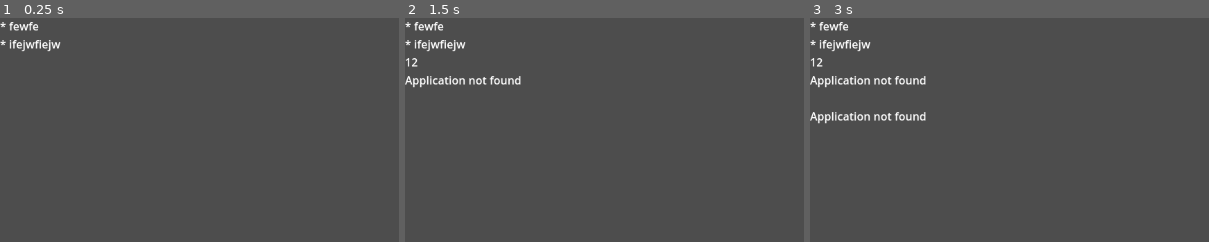
Above: before the commit, frames 1-3 (left to right).
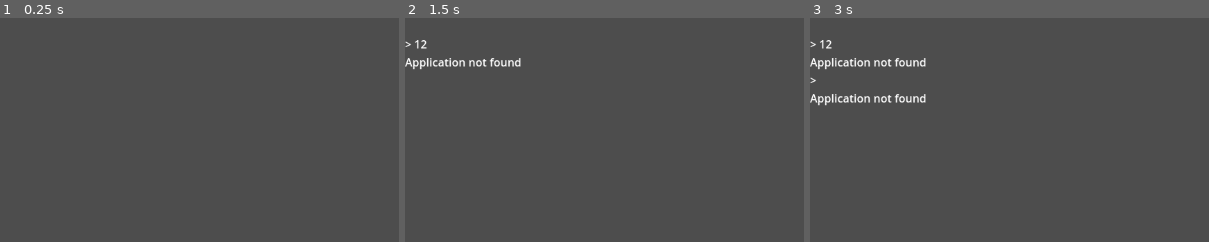
Above: after the commit, the same moments.

Repository: joryleech/Godot-Terminal
Game: Godot game, scene res://terminal/terminal_menu.tscn
Same seed, same stepped clock (60 frames per second), same inputs: the game is played once before the commit and once after it.
Inputs (mouse positions are % of the whole screen's width and height, from its top left):
- Up to frame 1 (0.25 s): no input
- Up to frame 2 (1.5 s): click (50, 90) at 0.52 s; type "12" at 0.6 s; tap Enter at 1.25 s
- Up to frame 3 (3 s): tap Space at 2 s; tap Enter at 2.75 s
The pictures show only the part of the screen within x 0-50%, y 0-50%; the shares and areas given below are measured in that part.

The runs differ from the first frame. In frame 1, 0.5% of the frame differs, in the area x 0-16%, y 1-16%; in frame 2, 1.8%; in frame 3, 3.1%, in the area x 0-30%, y 1-48%.

Commit message:
update help verbose tags, fix initializaion

Diff:
--- a/terminal/applications/clear.gd
+++ b/terminal/applications/clear.gd
@@ -1,6 +1,6 @@
 extends TerminalApplication
 
-func _ready():
+func _init():
 	name="Clear"
 	description="Clears the log"
 
--- a/terminal/applications/help.gd
+++ b/terminal/applications/help.gd
@@ -6,7 +6,7 @@
 
 func run(terminal : Terminal, params : Array):
 	var files = DirAccess.get_files_at(terminal.path)
-	if("verbose" in params):
+	if(is_verbose(params)):
 		for file in files:
 			if(".gd" in file):
 				var application = load(terminal.path+file).new()
@@ -16,3 +16,10 @@
 		for file in files:
 			if(".gd" in file):
 				terminal.add_to_log(file.replace(".gd",""))
+
+func is_verbose(params):
+	var verbose_tags = ['verbose','-v']
+	for param in params:
+		if param.to_lower() in verbose_tags:
+			return true
+	return false
--- a/terminal/applications/test.gd
+++ b/terminal/applications/test.gd
@@ -1,6 +1,6 @@
 extends TerminalApplication
 
-func _ready():
+func _init():
 	name="Test"
 	description="Print Test"
 
--- a/terminal/terminal.gd
+++ b/terminal/terminal.gd
@@ -9,7 +9,7 @@
 var path = "res://terminal/applications/"
 
 func run_command(command : String):
-	add_to_log(command)
+	add_to_log("> " + command)
 	var split_command :	Array
 	split_command = command.split(" ")
 	if(split_command.size() > 0):
@@ -34,6 +34,7 @@
 		return load(path+application_id+".gd").new()
 	else:
 		return null
+
 func add_to_log(statement: String):
 	log.push_back(statement)
 	emit_signal("print_log", statement)
--- a/terminal/terminal_menu.tscn
+++ b/terminal/terminal_menu.tscn
@@ -38,8 +38,6 @@
 
 [node name="Label" type="Label" parent="ScrollContainer/Logs"]
 layout_mode = 2
-text = "* fewfe
-* ifejwfiejw"
 
 [node name="TerminalInputContainer" type="PanelContainer" parent="."]
 layout_mode = 1
